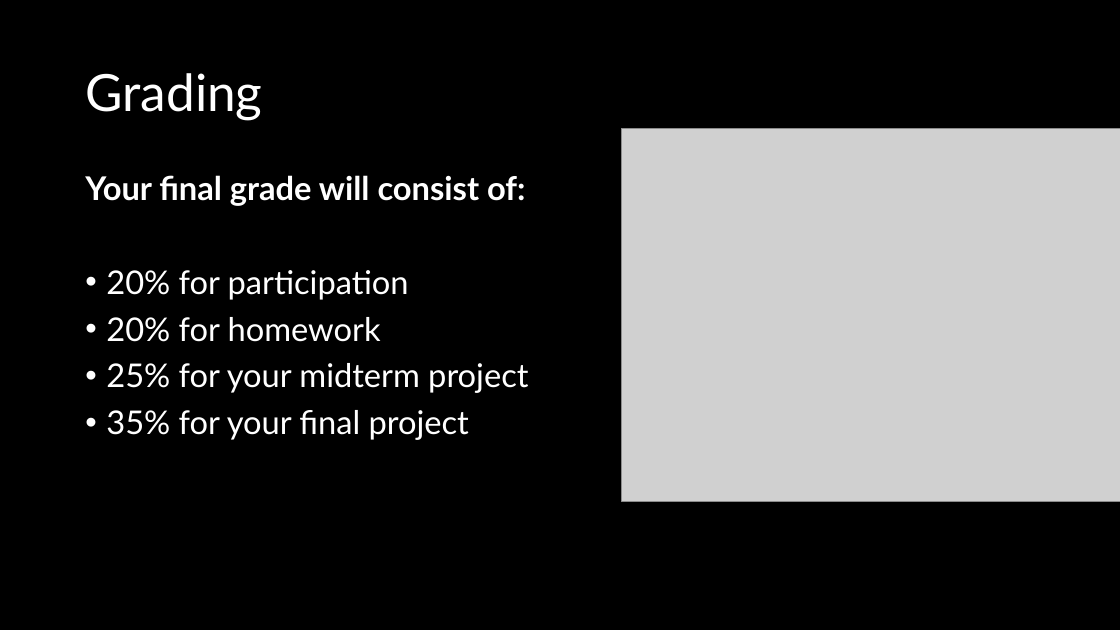
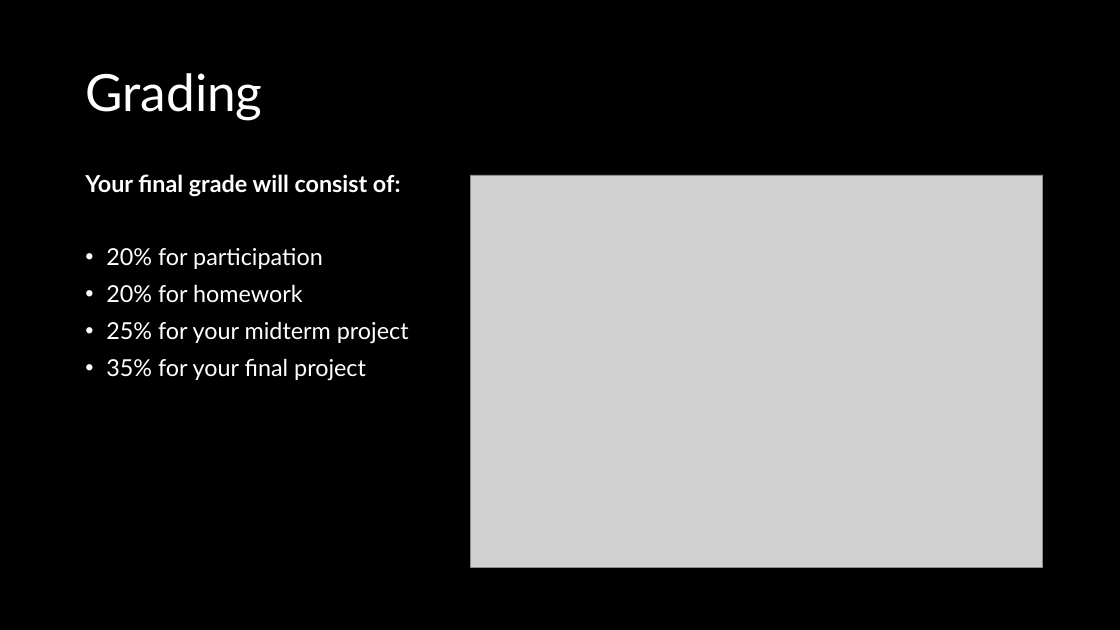
Before and after one commit to crhallberg/IMM120, a slide deck: slide 22 of Presentations/2018-09-04 - Intro.pptx. Drawn at 1120x630 pixels with LibreOffice and Linux fonts; fonts in the diff are those of the drawing; grey boxes stand for pictures. Boxes give left, top, right and bottom in pixels: in the first picture for what was removed or moved away, otherwise in the second. Text is boxed around its words. In the diff, an @@ line names an element or a change of style, - is before the commit and + after.

```diff
--- a/Presentations/2018-09-04 - Intro.pptx
+++ b/Presentations/2018-09-04 - Intro.pptx
@@ text "Your final grade will consist ..." at bbox=[85, 174, 409, 381]: size 28 to 20 pt @@
@@ picture: place and size @@
-picture at bbox=[622, 128, 1120, 502]
+picture at bbox=[471, 175, 1044, 567]
```
Also in this commit, not shown: 4 other slides changed, 8 other files.
